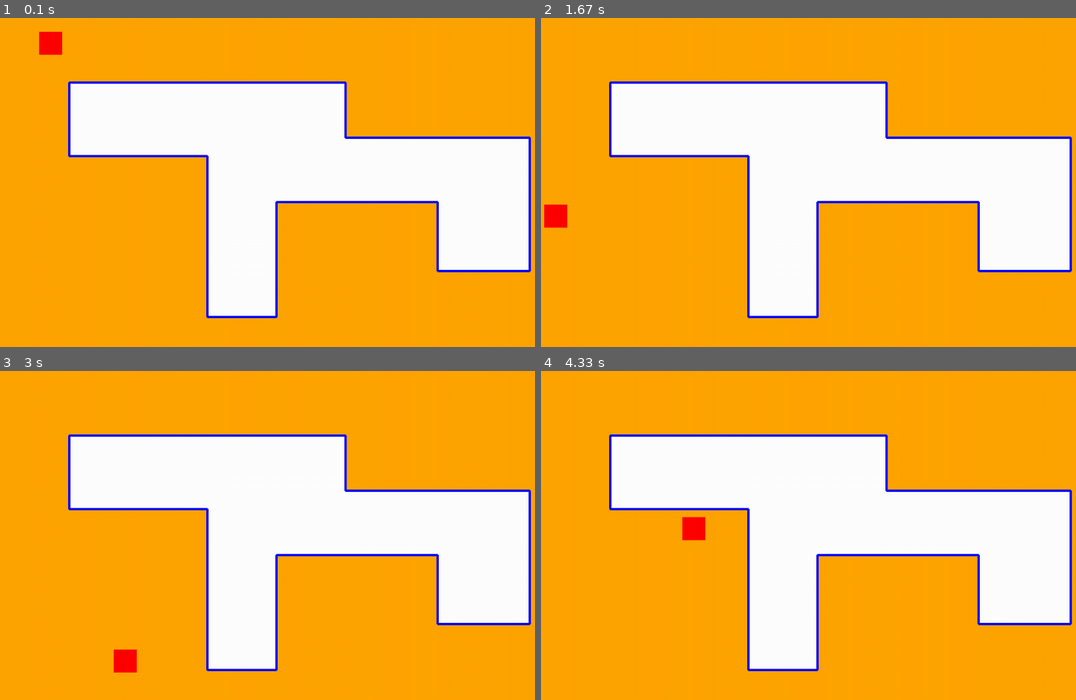
Above: before the commit, frames 1-4 (two rows, left to right).
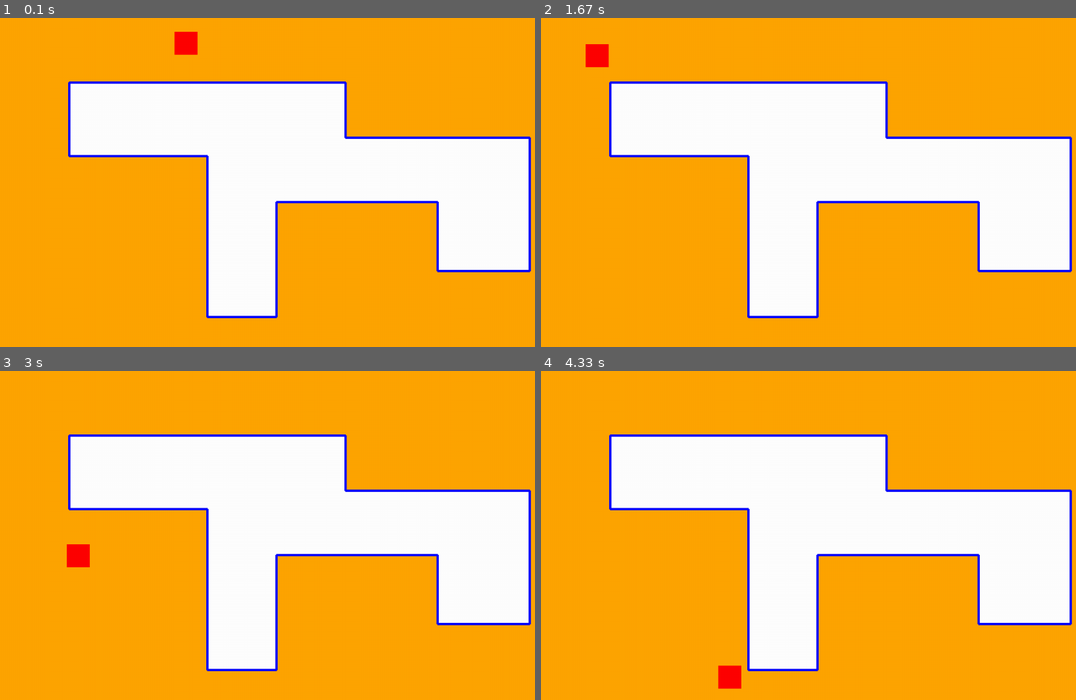
Above: after the commit, the same moments.

Repository: YoniPony1/occupy-game
Game: pygame game, started from polgon collisions with lines.py
The game is run twice, just before and just after one commit, with the same random seed, the same clock (stepped at 60 frames per second) and the same inputs.
Inputs:
- Up to frame 1 (0.1 s): no input
- Up to frame 2 (1.67 s): no input
- Up to frame 3 (3 s): no input
- Up to frame 4 (4.33 s): no input

The runs differ from the first frame. In frame 1, 0.6% of the frame differs, in the area x 7-37%, y 4-12%; in frame 2, 0.6%; in frame 3, 0.6%; in frame 4, 0.6%.

Commit message:
Update polgon collisions with lines.py

Diff:
--- a/polgon collisions with lines.py
+++ b/polgon collisions with lines.py
@@ -1,4 +1,5 @@
 import pygame
+import random
 
 pygame.init()
 
@@ -21,7 +22,6 @@
 lines.append([polygon_points[-1], polygon_points[0]])
 vertical_lines = []
 horizontal_lines = []
-
 if lines[0][0][0] == lines[0][1][0]:
     # first line is vertical
     ver_first = 0
@@ -40,12 +40,15 @@
 
 # ball
 color = "red"
-ball = pygame.Rect(100, 10, 50, 50)
+pos_x = random.randrange(0, 1280)
+pos_y = random.randrange(0, 80)
+ball = pygame.Rect(pos_x, pos_y, 50, 50)
 direction = [-0.6, 0.8]
 speed = 5
 
 
 def collision():
+
     for line in horizontal_lines:
         x1, y1 = line[0][0], line[0][1]
         x2, y2 = line[1][0], line[1][1]
@@ -56,9 +59,11 @@
             # from top
             if abs(ball.bottom - y1) < speed:
                 direction[1] *= -1
+                ball.bottom = y1 - 1
             # from bottom
             if abs(ball.top - y1) < speed:
                 direction[1] *= -1
+                ball.top = y1 + 1
 
     for line in vertical_lines:
         x1, y1 = line[0][0], line[0][1]
@@ -70,9 +75,11 @@
             # from left
             if abs(ball.right - x1) < speed:
                 direction[0] *= -1
+                ball.right = x1 - 2
             # from right
             if abs(ball.left - x1) < speed:
                 direction[0] *= -1
+                ball.left = x1 + 2
 
 
 def move_ball():
@@ -87,6 +94,18 @@
     ball.topleft = destination
 
 
+def draw():
+    # background
+    window.fill("orange")
+    # polygon
+    pygame.draw.polygon(window, "white", polygon_points)
+    # lines
+    for line in lines:
+        pygame.draw.line(window, "blue", line[0], line[1], 5)
+    # ball
+    pygame.draw.rect(window, "red", ball)
+
+
 # main loop
 run = True
 while run:
@@ -96,12 +115,9 @@
     # ball movement
     move_ball()
     collision()
+
     # draw
-    window.fill("orange")  # background
-    pygame.draw.polygon(window, "white", polygon_points)  # polygon
-    for line in lines:
-        pygame.draw.line(window, "blue", line[0], line[1], 5)  # ----------- lines
-    pygame.draw.rect(window, "red", ball)  # --------------------------- ball
+    draw()
     pygame.display.update()
 
     # events
